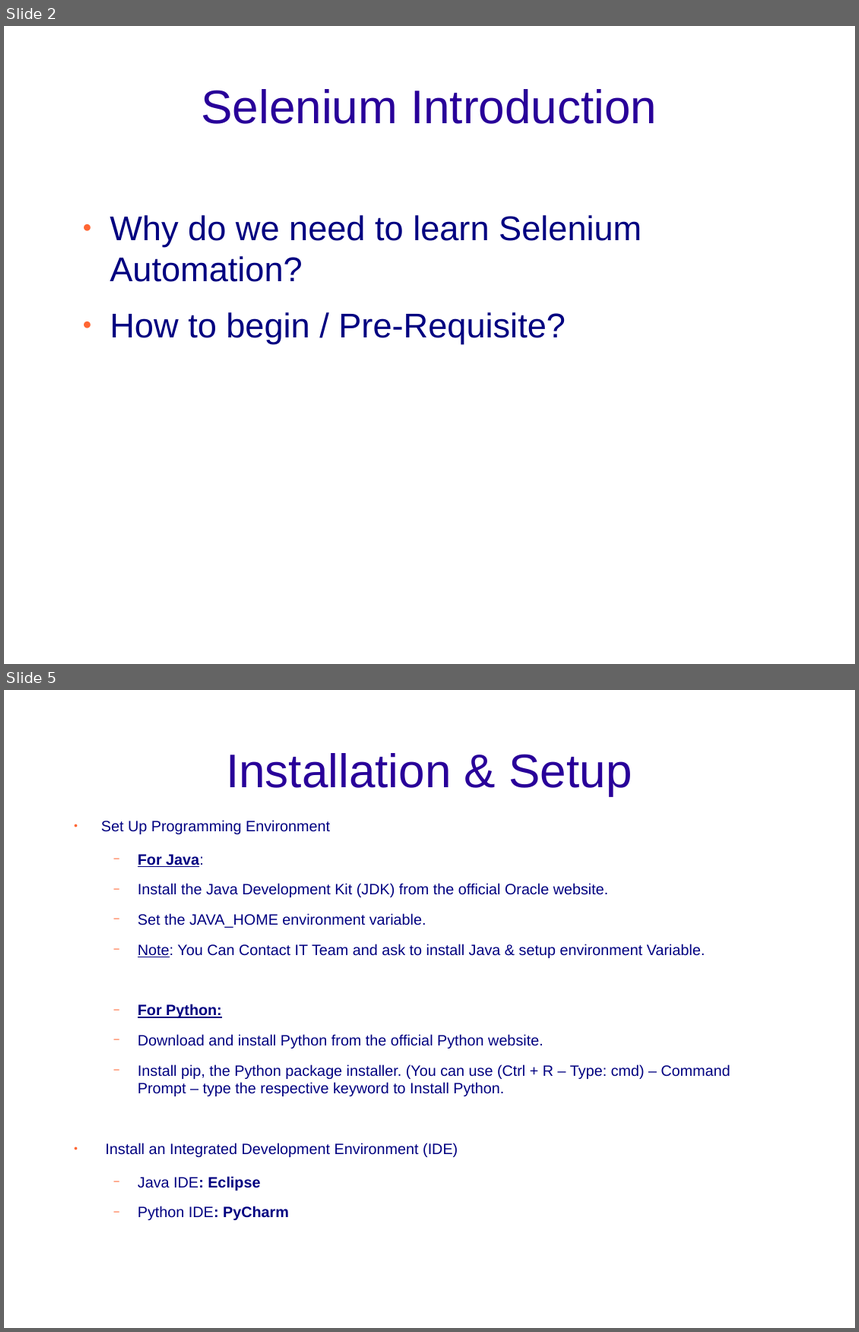
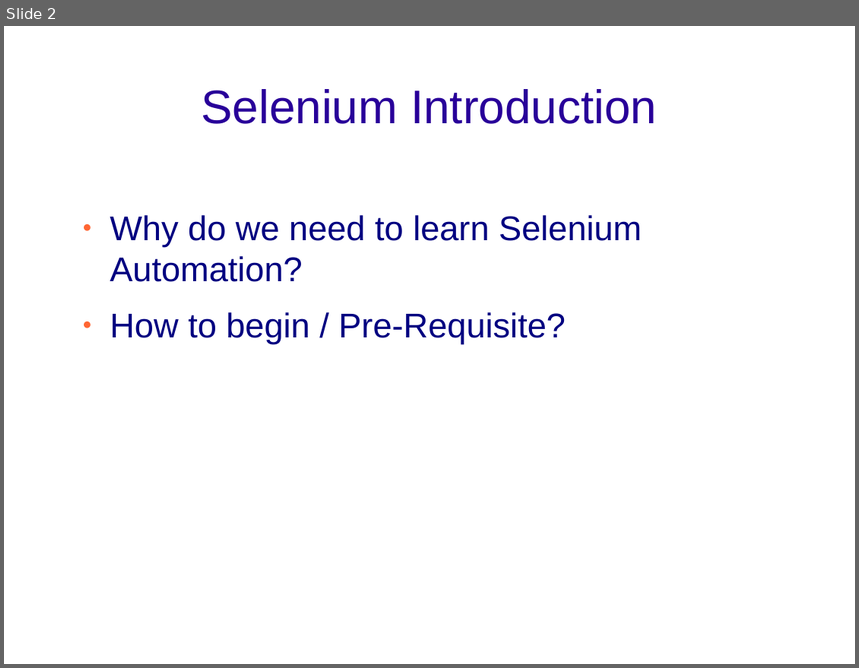
Before and after one commit to prashant-shetty27/JD, a slide deck: Prashant_Selenium_KT.odp. Shown one above the other, each under a label of ours: slides 2 and 5 before the commit, slide 2 after it; the slides between them are not shown. The pictures are 859x1332 and 859x668 pixels, drawn with LibreOffice and Linux fonts; fonts in the diff are those of the drawing; background and template pictures are left out. Boxes give left, top, right and bottom in pixels: in the first picture for what was removed or moved away, otherwise in the second. Text is boxed around its words. In the diff, an @@ line names an element or a change of style, - is before the commit and + after.

```diff
--- a/Prashant_Selenium_KT.odp
+++ b/Prashant_Selenium_KT.odp
@@ slide 5 removed at [4, 690, 855, 1328], background picture (left out) @@
@@ title removed at [226, 753, 632, 796] @@
-Installation & Setup
@@ text removed at [101, 820, 731, 1220] @@
-● Set Up Programming Environment
-  − For Java:
-  − Install the Java Development Kit (JDK) from the official Oracle website.
-  − Set the JAVA_HOME environment variable.
-  − Note: You Can Contact IT Team and ask to install Java & setup environment Variable.
-  − For Python:
-  − Download and install Python from the official Python website.
-  − Install pip, the Python package installer. (You can use (Ctrl + R – Type: cmd) – Command Prompt – type the respective keyword to Install Python.
-● Install an Integrated Development Environment (IDE)
-  − Java IDE: Eclipse
-  − Python IDE: PyCharm
```
Also in this commit, not shown: 4 slides changed, 5 slides added, 3 other slides removed.
